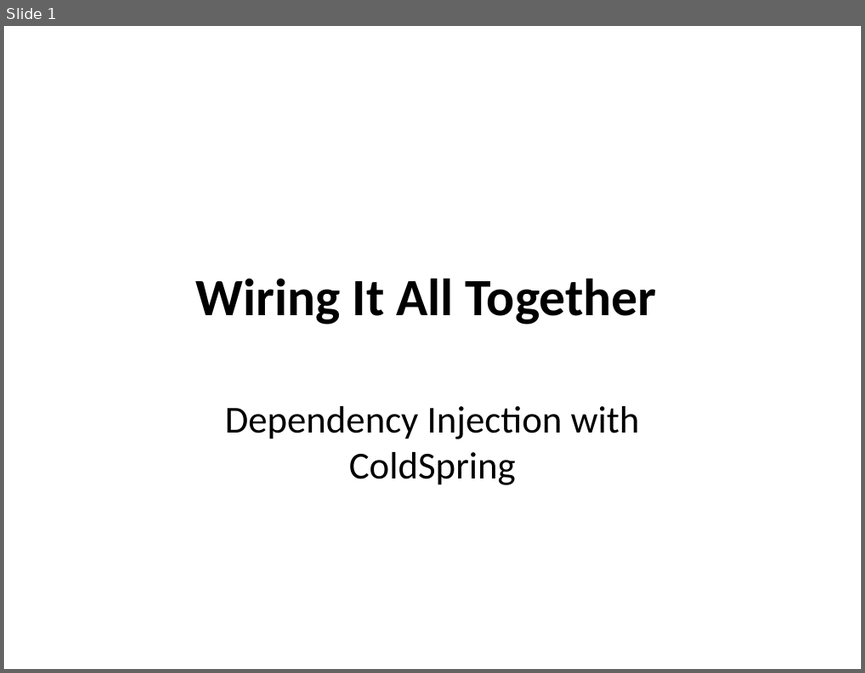
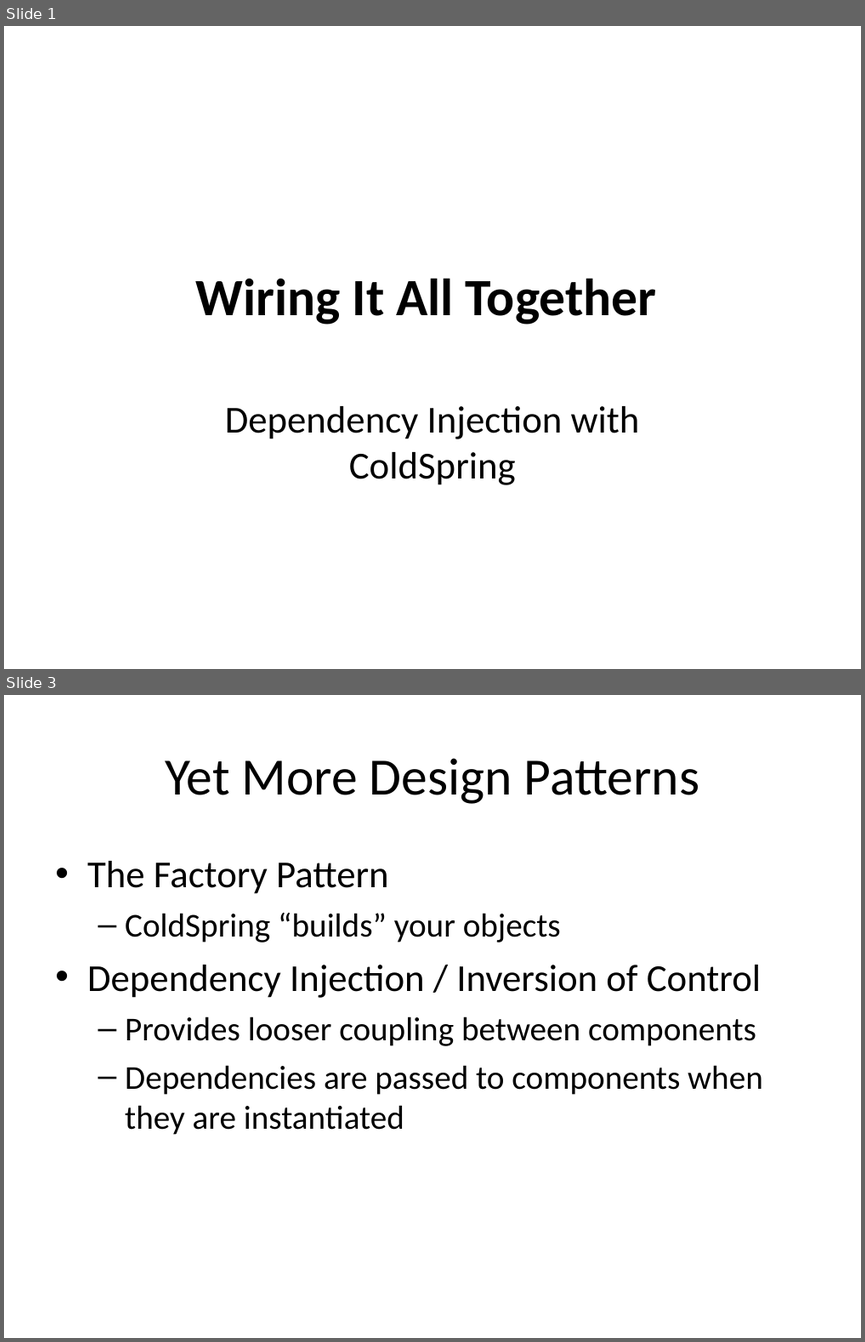
Before and after one commit to dhughes/OldPresentations, a slide deck: Trunk/Model-Glue 3 Day For Teratech/documents/Wiring It All Together.ppt. Shown one above the other, each under a label of ours: slide 1 before the commit, slides 1 and 3 after it; the slides between them are not shown. The pictures are 865x673 and 865x1342 pixels, drawn with LibreOffice and Linux fonts; fonts in the diff are those of the drawing; background and template pictures are left out. Boxes give left, top, right and bottom in pixels: in the first picture for what was removed or moved away, otherwise in the second. Text is boxed around its words. In the diff, an @@ line names an element or a change of style, - is before the commit and + after.

```diff
--- a/Trunk/Model-Glue 3 Day For Teratech/documents/Wiring It All Together.ppt
+++ b/Trunk/Model-Glue 3 Day For Teratech/documents/Wiring It All Together.ppt
@@ slide 3 added at (4,695,861,1338), background picture (left out) @@
@@ title added at (165,758,699,804), 44 pt, text #000000 @@
+Yet More Design Patterns
@@ text added at (87,861,763,1134), 28 pt, text #000000 @@
+• The Factory Pattern
+  – ColdSpring “builds” your objects
+• Dependency Injection / Inversion of Control
+  – Provides looser coupling between components
+  – Dependencies are passed to components when they are instantiated
```
Also in this commit, not shown: 25 other slides added, 1 slide removed, 13 other files.
